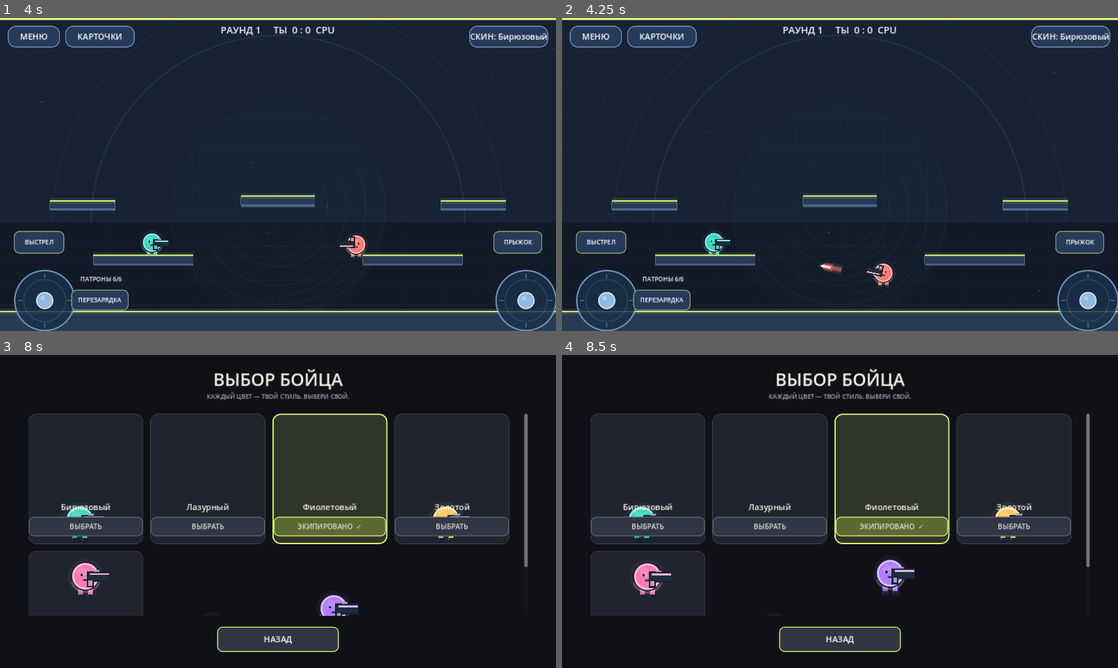
Above: before the commit, frames 1-4 (two rows, left to right).
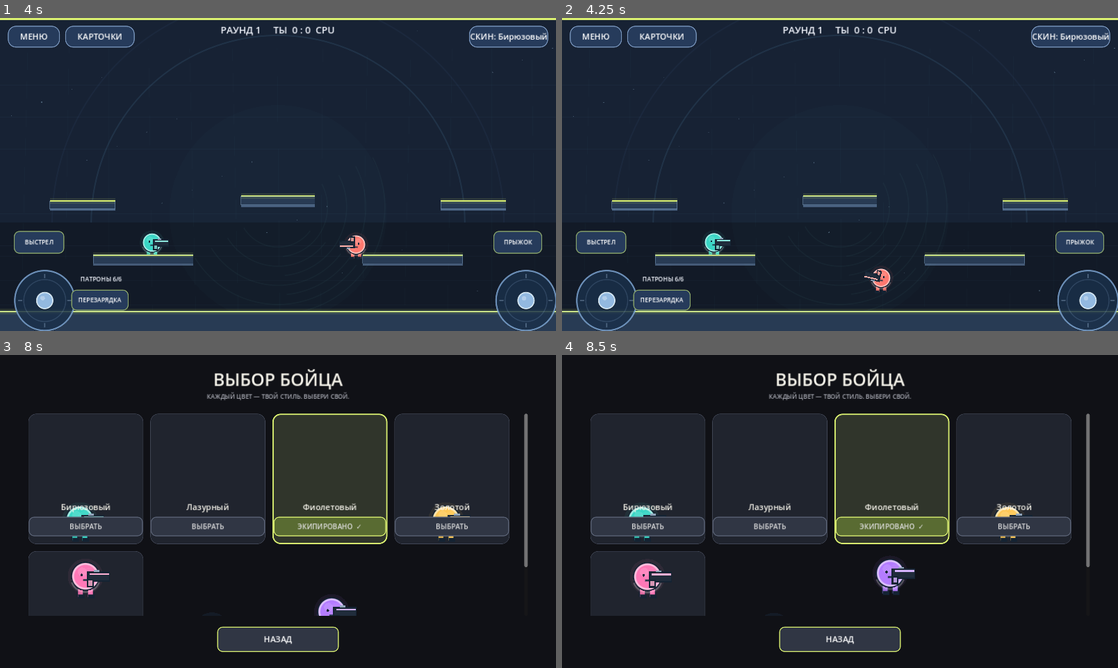
Above: after the commit, the same moments.

Repository: loslam-del/Kiwi-rounds
Game: Godot game, scene res://scenes/main.tscn
The game is run twice, just before and just after one commit, with the same random seed, the same clock (stepped at 60 frames per second) and the same inputs.
Inputs:
- Up to frame 1 (4 s): click "ИГРАТЬ" at 0.5 s; click "ОНЛАЙН — ПОЗЖЕ" at 1.25 s; click "НАЗАД" at 2 s; click "ПРОТИВ БОТОВ" at 2.75 s; click "ЛЁГКАЯ" at 3.5 s
- Up to frame 2 (4.25 s): no input
- Up to frame 3 (8 s): click "СКИН: Бирюзовый" at 4.25 s; click "ЭКИПИРОВАНО ✓" at 5 s; click "ВЫБРАТЬ" at 5.75 s; click "ВЫБРАТЬ" at 6.5 s; click "ВЫБРАТЬ" at 7.25 s
- Up to frame 4 (8.5 s): click "ЭКИПИРОВАНО ✓" at 8 s

Frame 1 is identical in both runs. In frame 2, 0.3% of the frame differs, in the area x 46-60%, y 78-88%; in frame 3, 0.2%; in frame 4, nothing differs.
Error before the commit: Invalid call. Nonexistent function 'apply_ragdoll_impulse' in base 'CharacterBody2D (ArenaPlayer)'. (res://scripts/pulse.gd:105)

Commit message:
Fix bot ammunition reload and firing loop

Diff:
--- a/scripts/player.gd
+++ b/scripts/player.gd
@@ -217,9 +217,12 @@
     jump_held = bot_jump_hold_timer > 0.0
 
     bot_think -= delta
+    if ammo <= 0 and reload_timer <= 0.0:
+        start_reload()
+    bot_think -= delta
     if bot_think <= 0.0:
         bot_think = 0.18
-        if aim_vector.length() > 0.0 and randf() < bot_accuracy:
+        if ammo > 0 and reload_timer <= 0.0 and aim_vector.length() > 0.0 and randf() < bot_accuracy:
             _fire_pulse()
 
 func _fire_pulse() -> void:
